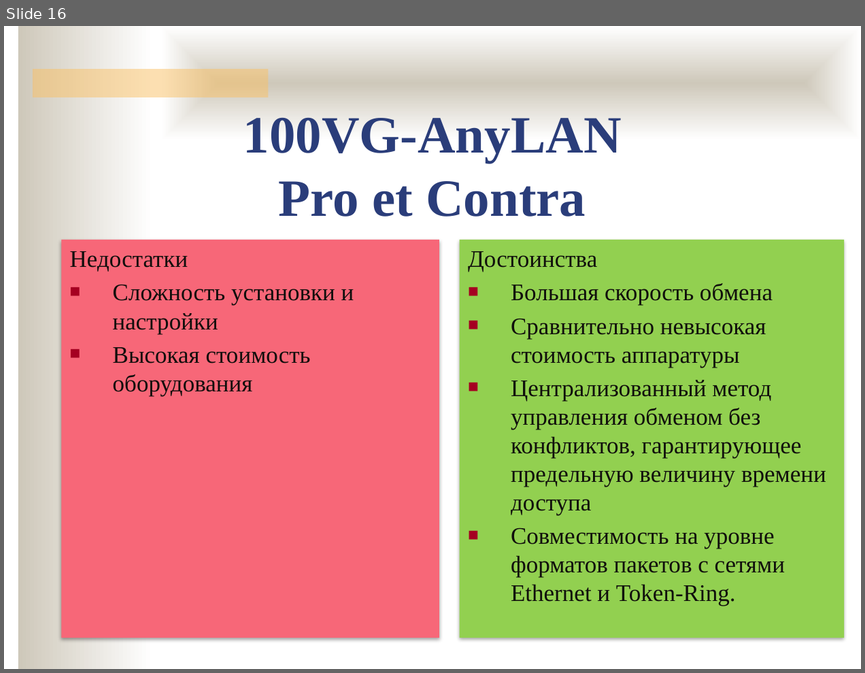
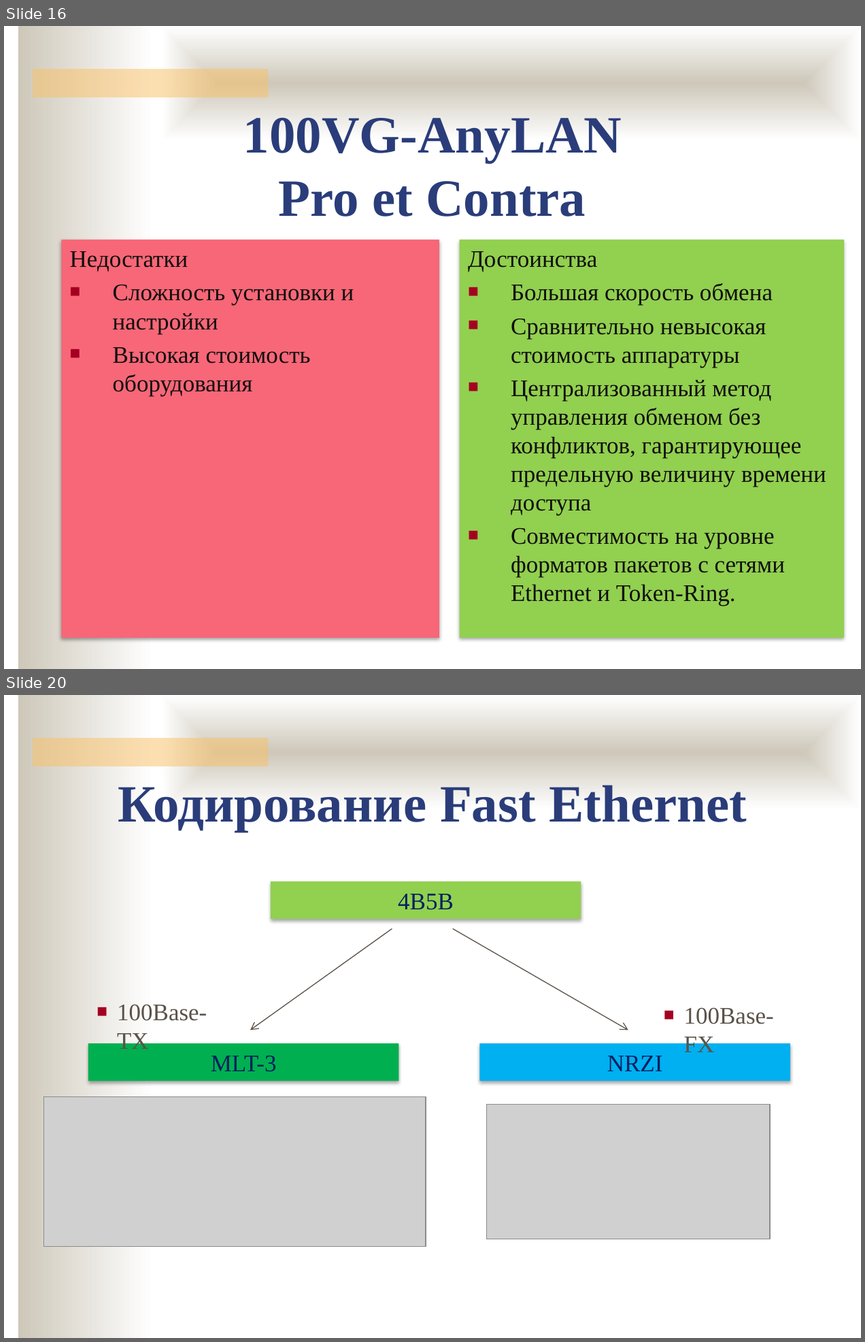
Before and after one commit to ukoloff/nets, a slide deck: 06.pptx. Shown one above the other, each under a label of ours: slide 16 before the commit, slides 16 and 20 after it; the slides between them are not shown. The pictures are 865x673 and 865x1342 pixels, drawn with LibreOffice and Linux fonts; fonts in the diff are those of the drawing; grey boxes stand for pictures; background and template pictures are left out. Boxes give left, top, right and bottom in pixels: in the first picture for what was removed or moved away, otherwise in the second. Text is boxed around its words. In the diff, an @@ line names an element or a change of style, - is before the commit and + after.

```diff
--- a/06.pptx
+++ b/06.pptx
@@ slide 20 added at (4, 695, 861, 1338), background #FFFFFF; not listed: 3 template elements that a slide beside it also shows @@
@@ text added at (118, 785, 747, 832), 44 pt, text #2A3D7A, bold @@
+Кодирование Fast Ethernet
@@ rectangle added at (271, 882, 581, 919), fill #92D050, 20 pt, text #002060 @@
+4B5B
@@ arrow added from (392, 929) to (250, 1030), #5B5249 0.75 pt @@
@@ arrow added from (453, 929) to (628, 1030), #5B5249 0.75 pt @@
@@ text added at (117, 1004, 207, 1053), 20 pt, text #5B5249 @@
+■ 100Base-TX
@@ text added at (684, 1007, 774, 1057), 20 pt, text #5B5249 @@
+■ 100Base-FX
@@ rectangle added at (88, 1043, 398, 1081), fill #00B050, 20 pt, text #002060 @@
+MLT-3
@@ rectangle added at (479, 1043, 789, 1081), fill #00B0F0, 20 pt, text #002060 @@
+NRZI
@@ picture added at (43, 1097, 426, 1246) @@
@@ picture added at (486, 1104, 770, 1238) @@
```
Also in this commit, not shown: 7 other slides added.
